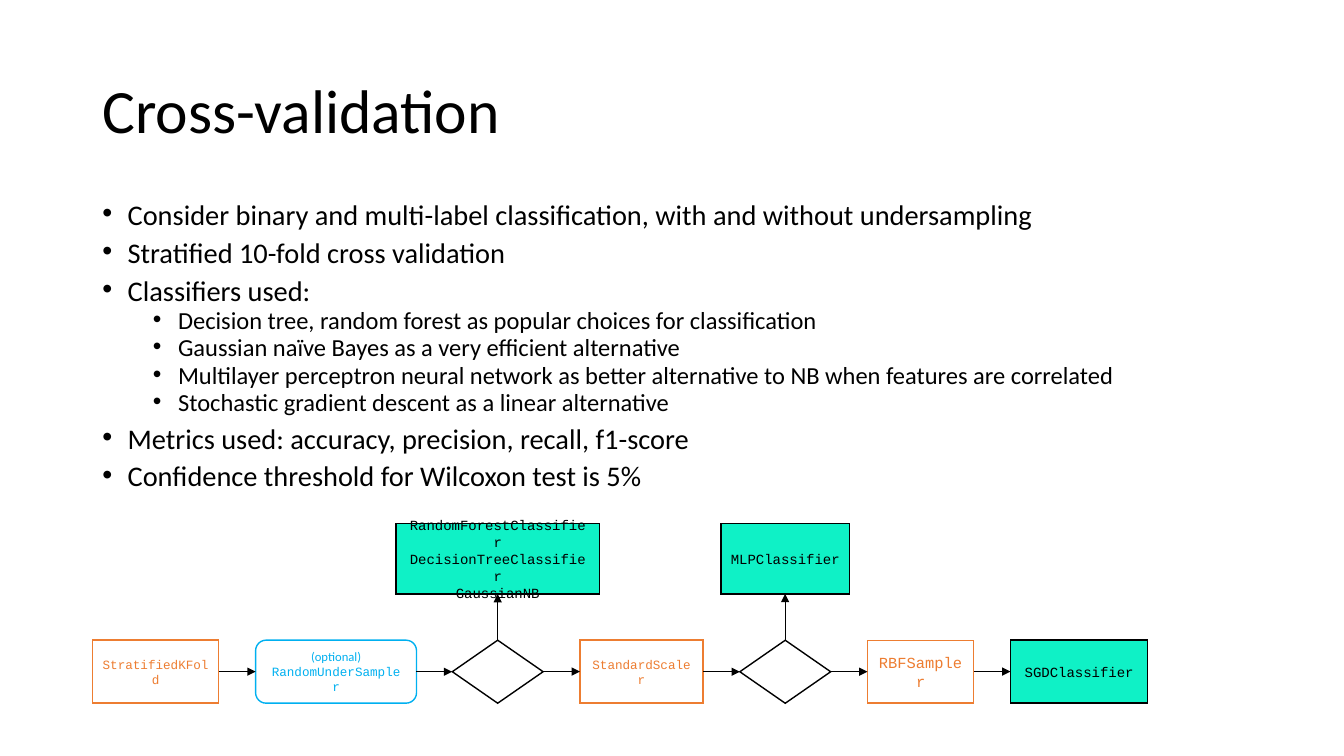
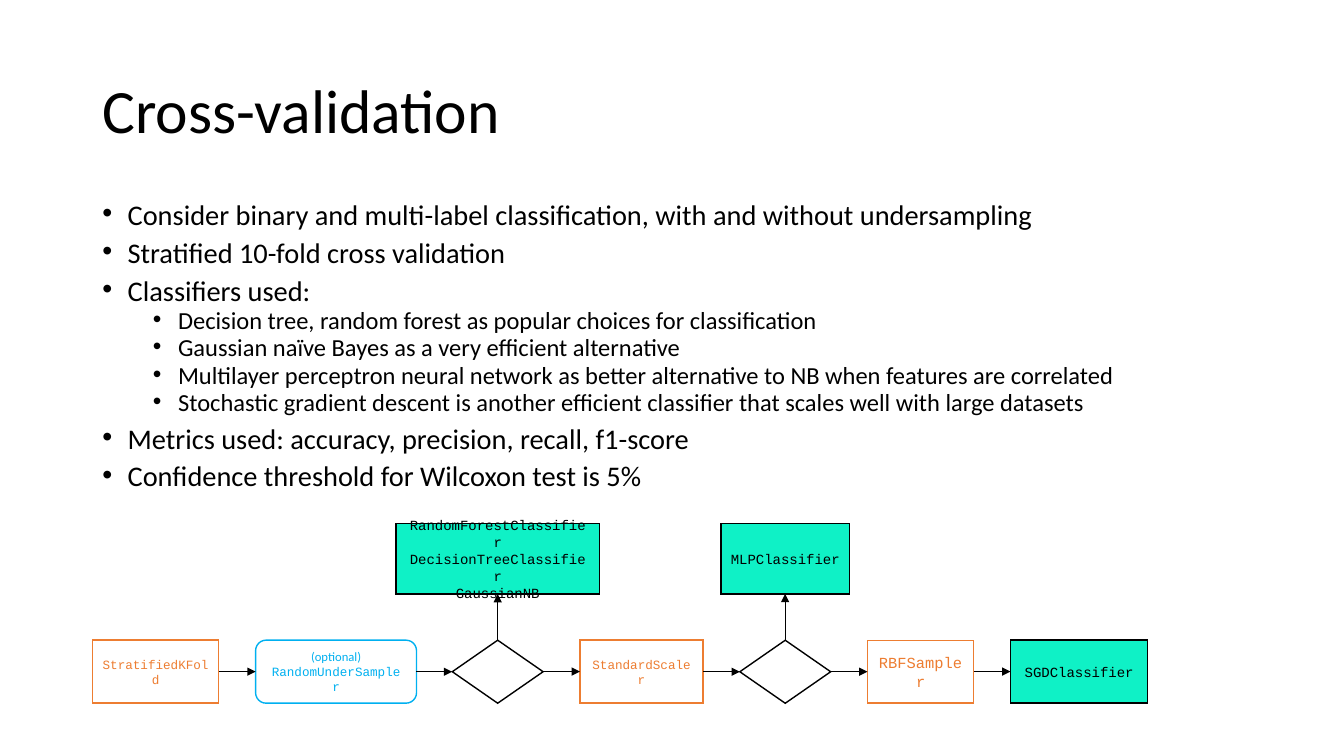
Before and after one commit to Metalcape/url-classifier, a slide deck: slide 10 of slides.pptx. Drawn at 1344x756 pixels with LibreOffice and Linux fonts; fonts in the diff are those of the drawing. Boxes give left, top, right and bottom in pixels: in the first picture for what was removed or moved away, otherwise in the second. Text is boxed around its words. In the diff, an @@ line names an element or a change of style, - is before the commit and + after.

Commit message:
Fix slides

```diff
--- a/slides.pptx
+++ b/slides.pptx
@@ text at [178, 394, 1083, 416]: text changed @@
-  • Stochastic gradient descent as a linear alternative
+  • Stochastic gradient descent is another efficient classifier that scales well with large datasets
```
